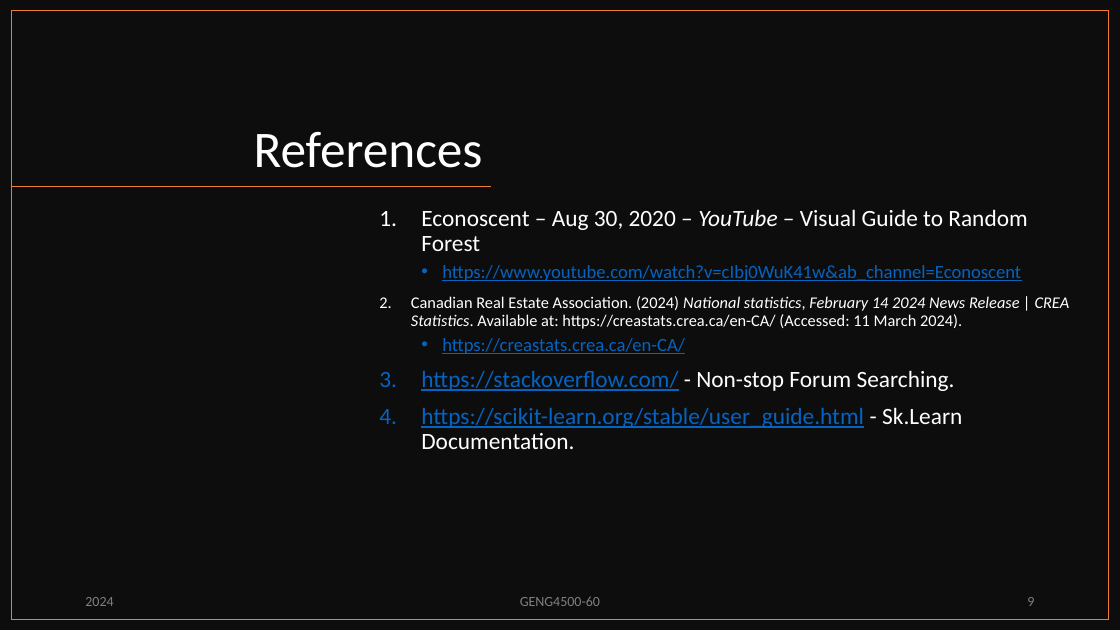
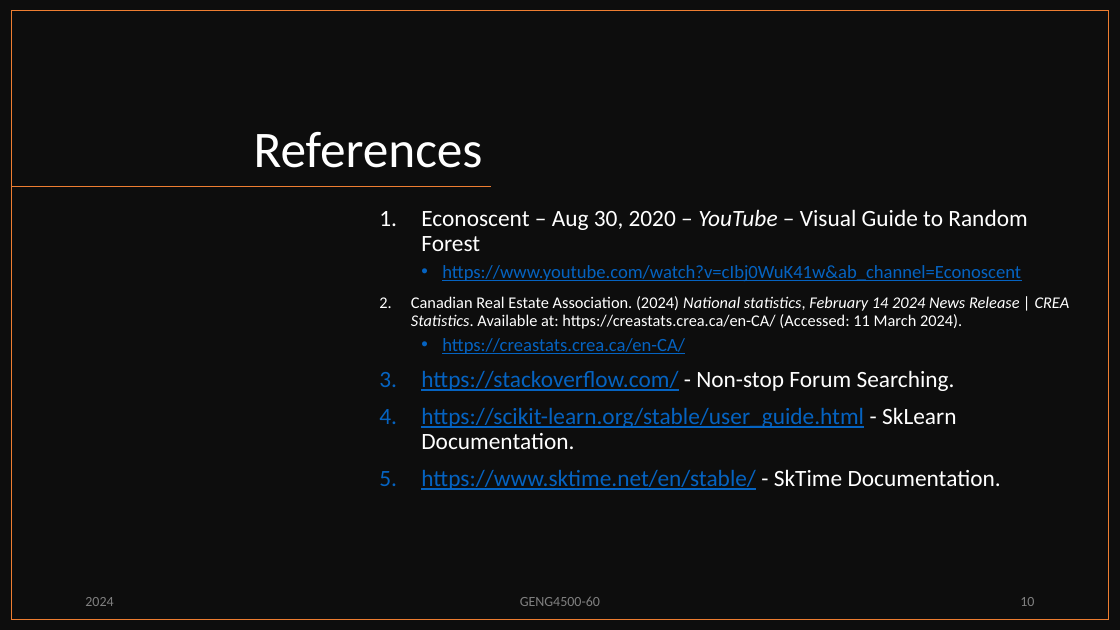
Before and after one commit to PMcTwist/Machine_Learn_Project, a slide deck: slide 10 of Presentation/ALI_Raymond_MAYNARD_Patrick_GENG4500_Final_presentation_2024.pptx (slide 9 before the commit). Drawn at 1120x630 pixels with LibreOffice and Linux fonts; fonts in the diff are those of the drawing. Boxes give left, top, right and bottom in pixels: in the first picture for what was removed or moved away, otherwise in the second. Text is boxed around its words. In the diff, an @@ line names an element or a change of style, - is before the commit and + after.

```diff
--- a/Presentation/ALI_Raymond_MAYNARD_Patrick_GENG4500_Final_presentation_2024.pptx
+++ b/Presentation/ALI_Raymond_MAYNARD_Patrick_GENG4500_Final_presentation_2024.pptx
@@ text at box(421, 407, 1001, 490): text changed @@
-4. https://scikit-learn.org/stable/user_guide.html - Sk.Learn Documentation.
+4. https://scikit-learn.org/stable/user_guide.html - SkLearn Documentation.
+5. https://www.sktime.net/en/stable/ - SkTime Documentation.
@@ page number at box(1020, 597, 1034, 606): text changed @@
-9
+10
```
Also in this commit, not shown: 1 other slide changed, 1 slide added.
